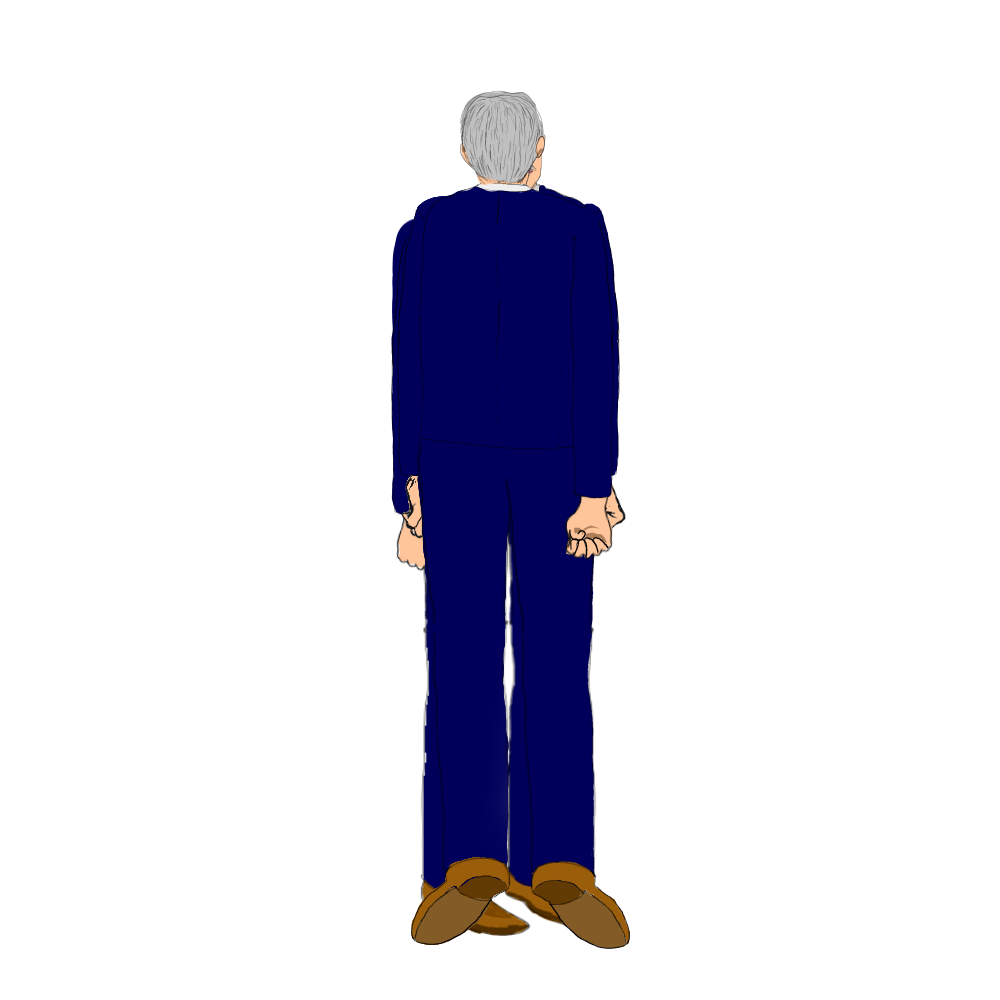
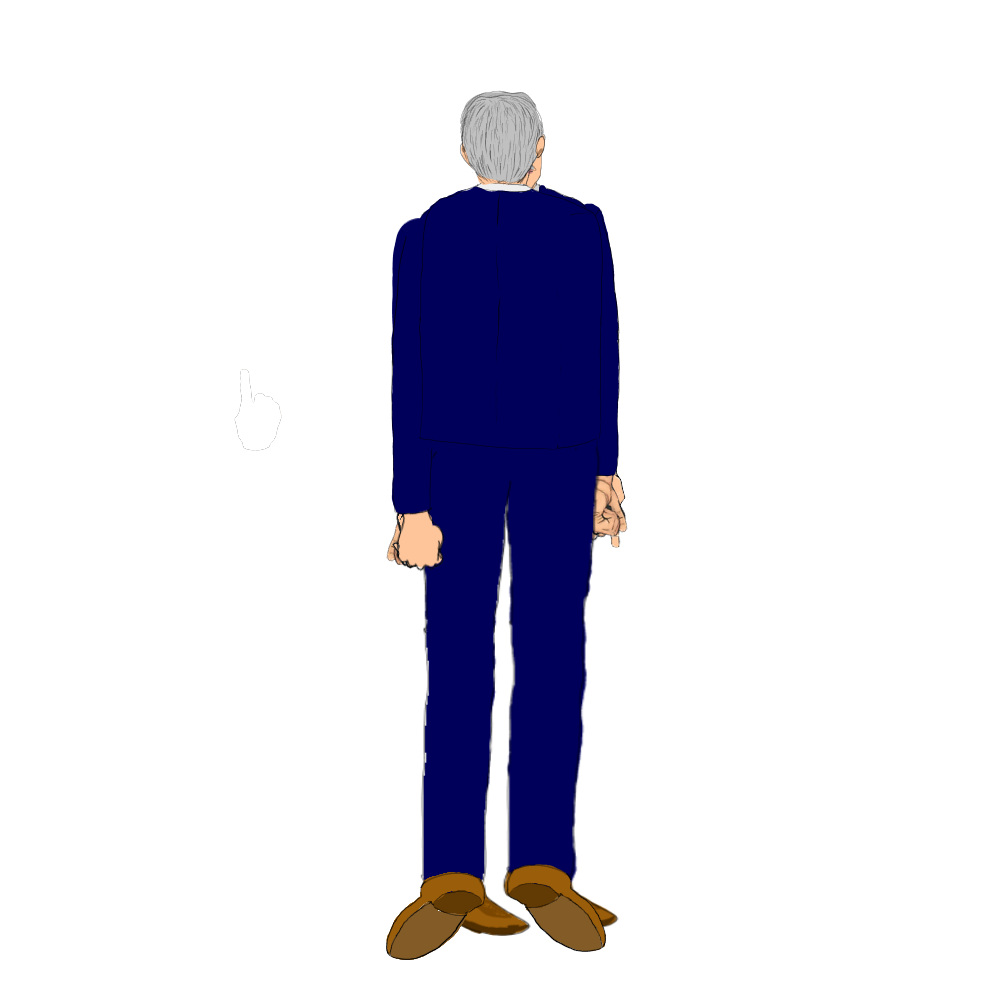
Layered file, before and after one edit (1000 × 1000). Changes by layer:
renamed "顔" to "右足", painted on it over [461, 208, 606, 952]
renamed "顔色" to "右足色", painted on it over [462, 208, 606, 952]
renamed "胴体" to "左足", painted on it over [386, 195, 603, 960]
renamed "胴体色" to "左足色", painted on it over [386, 195, 605, 960]
renamed "腰" to "胴体", painted on it over [419, 195, 603, 453]
renamed "腰色" to "胴体色", painted on it over [417, 195, 605, 489]
renamed "右太腿" to "肩", painted on it over [492, 208, 597, 635]
renamed "右太腿色" to "肩色", painted on it over [492, 208, 597, 663]
renamed "右すね" to "腰", painted on it over [438, 436, 597, 896]
renamed "右すね色" to "腰色", painted on it over [417, 421, 598, 897]
renamed "右足" to "右太腿", hid it, moved it above "右太腿色", painted on it over [501, 435, 630, 949]
renamed "右足色" to "右太腿色", hid it, moved it above "右すね", painted on it over [502, 427, 630, 949]
renamed "左太腿" to "右すね", hid it, painted on it over [416, 429, 597, 896]
renamed "左太腿色" to "右すね色", hid it, painted on it over [415, 420, 595, 897]
renamed "左すね" to "左太腿", hid it, painted on it over [416, 440, 512, 889]
renamed "左すね色" to "左太腿色", hid it, painted on it over [415, 440, 511, 893]
renamed "左足" to "左すね", hid it, moved it above "左すね色", painted on it over [411, 602, 512, 945]
renamed "左足色" to "左すね色", hid it, moved it above "左一の腕", painted on it over [411, 591, 511, 945]
hid "左二の腕色" (2nd of 4, in "鮫島斜め後ろ"), painted on it over [398, 195, 451, 355]
painted on "胴体色" (3rd of 4, in "鮫島斜め") over [420, 195, 598, 391]
painted on "右太腿色" (3rd of 4, in "鮫島斜め") over [420, 441, 501, 647]
painted on "左太腿色" (3rd of 4, in "鮫島斜め") over [508, 429, 600, 633]
painted on "左すね色" (3rd of 4, in "鮫島斜め") over [508, 620, 588, 889]
added layer "人差し指" in group "鮫島斜め" over [234, 350, 626, 548]
…and 22 more changes (2 added, 15 painted, 2 renamed, 4 stack, 7 visibility)
